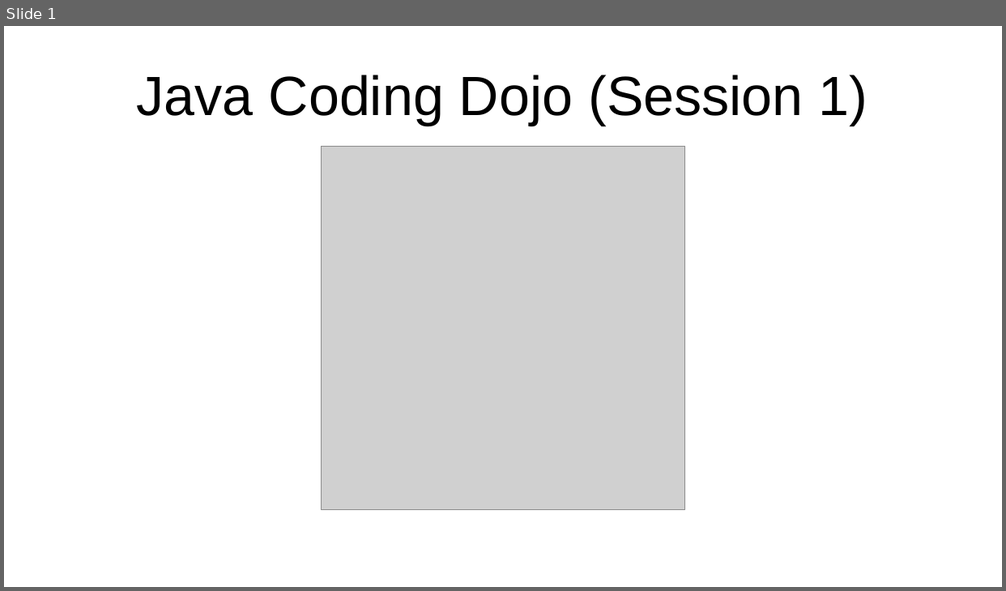
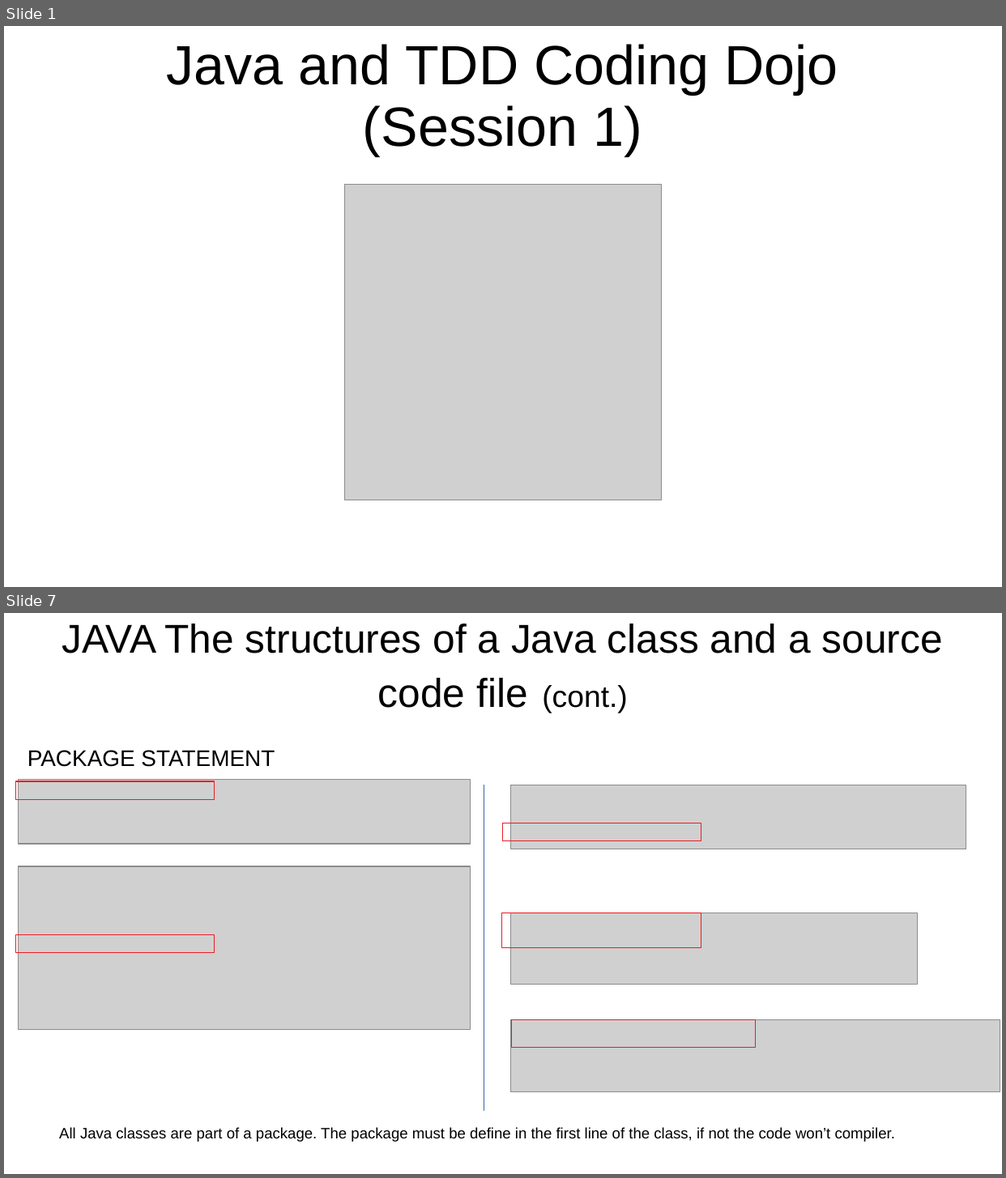
Before and after one commit to wtineomoronta/work-coding-dojo, a slide deck: Java Coding Dojo - Session 1.ppt. Shown one above the other, each under a label of ours: slide 1 before the commit, slides 1 and 7 after it; the slides between them are not shown. The pictures are 1006x591 and 1006x1178 pixels, drawn with LibreOffice and Linux fonts; fonts in the diff are those of the drawing; grey boxes stand for pictures. Boxes give left, top, right and bottom in pixels: in the first picture for what was removed or moved away, otherwise in the second. Text is boxed around its words. In the diff, an @@ line names an element or a change of style, - is before the commit and + after.

Commit message:
add content to presentation of java coding dojo session 1

```diff
--- a/Java Coding Dojo - Session 1.ppt
+++ b/Java Coding Dojo - Session 1.ppt
@@ slide 7 added at (x1=4, y1=613, x2=1002, y2=1174), background #FFFFFF @@
@@ text added at (x1=62, y1=624, x2=943, y2=713), 32 pt, text #000000 @@
+JAVA The structures of a Java class and a source code file (cont.)
@@ text added at (x1=27, y1=750, x2=275, y2=767), 18 pt, text #000000 @@
+PACKAGE STATEMENT
@@ rectangle added at (x1=16, y1=781, x2=214, y2=799), outline #ED1C24 0.74 pt @@
@@ picture added at (x1=19, y1=780, x2=471, y2=844) @@
@@ rectangle added at (x1=484, y1=785, x2=484, y2=1111), fill #729FCF, outline #3465A4 0.74 pt @@
@@ picture added at (x1=511, y1=785, x2=965, y2=850) @@
@@ rectangle added at (x1=503, y1=823, x2=701, y2=841), outline #ED1C24 0.74 pt @@
@@ picture added at (x1=19, y1=867, x2=471, y2=1029) @@
@@ rectangle added at (x1=502, y1=914, x2=701, y2=948), outline #ED1C24 0.74 pt @@
@@ picture added at (x1=511, y1=914, x2=918, y2=984) @@
@@ rectangle added at (x1=16, y1=935, x2=214, y2=952), outline #ED1C24 0.74 pt @@
@@ picture added at (x1=511, y1=1020, x2=1000, y2=1092) @@
@@ rectangle added at (x1=512, y1=1020, x2=756, y2=1048), outline #ED1C24 0.74 pt @@
@@ text added at (x1=59, y1=1127, x2=895, y2=1142), 12 pt, text #000000 @@
+All Java classes are part of a package. The package must be define in the first line of the class, if not the code won’t compiler.
@@ slide 1 changed as well @@
@@ title at (x1=166, y1=44, x2=838, y2=156): text changed @@
-Java Coding Dojo (Session 1)
+Java and TDD Coding Dojo (Session 1)
@@ picture resized from (x1=322, y1=147, x2=685, y2=510) to (x1=344, y1=185, x2=661, y2=501) @@
```
Also in this commit, not shown: 2 other slides changed, 17 other slides added, 1 slide removed.
